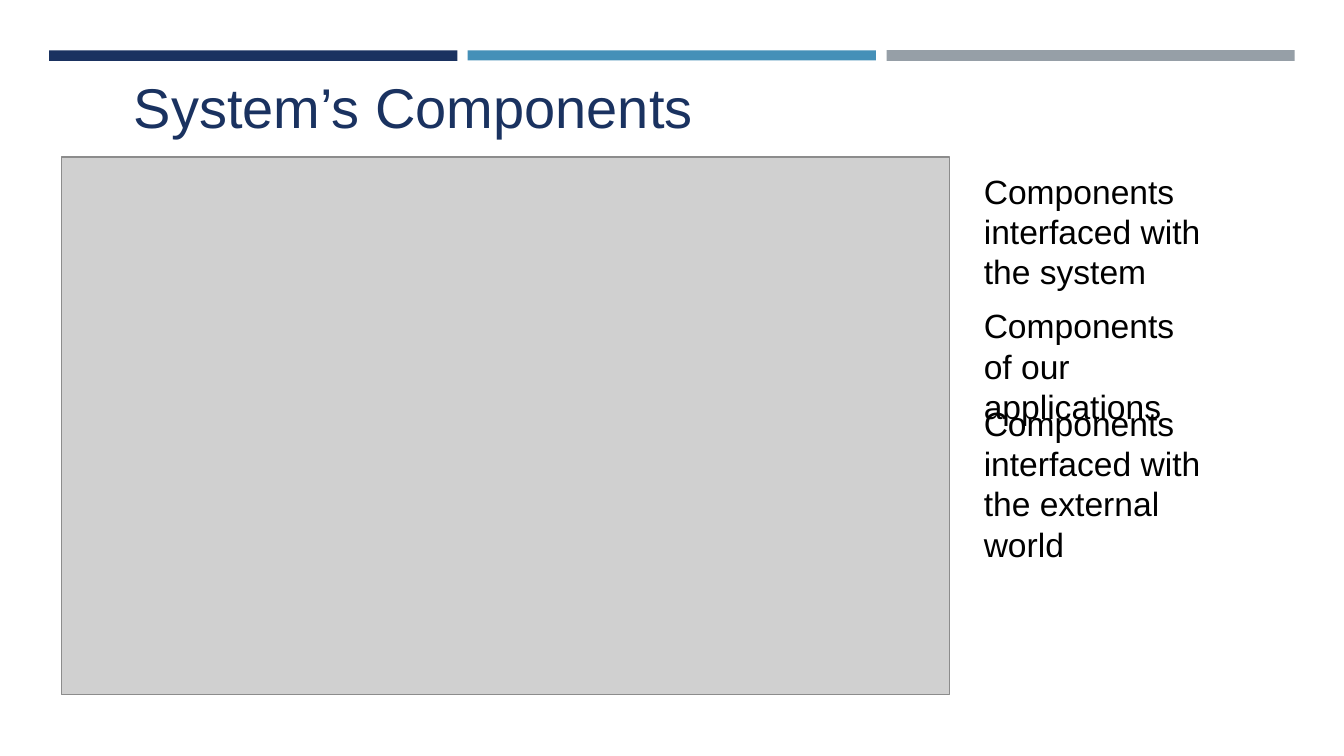
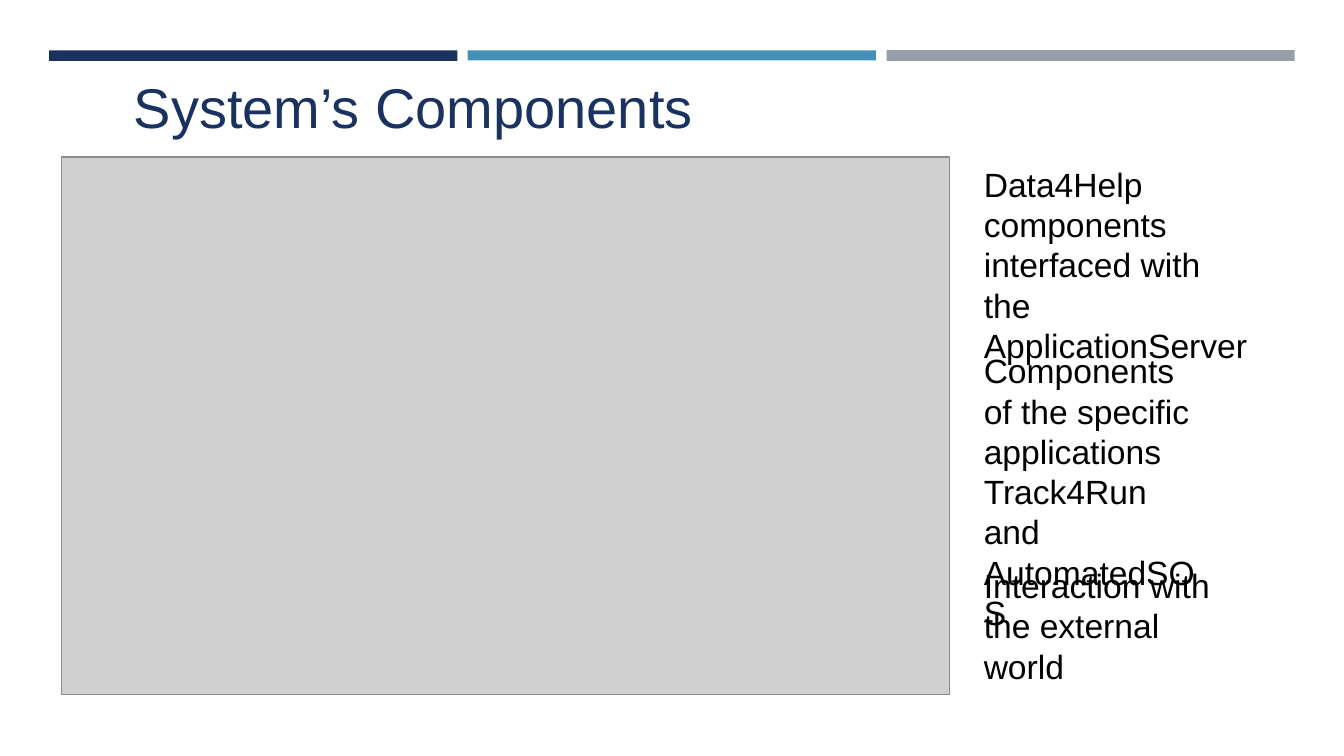
Before and after one commit to lucaalessandrelli/trackme, a slide deck: slide 11 of SEProject.pptx. Drawn at 1344x756 pixels with LibreOffice and Linux fonts; fonts in the diff are those of the drawing; grey boxes stand for pictures. Boxes give left, top, right and bottom in pixels: in the first picture for what was removed or moved away, otherwise in the second. Text is boxed around its words. In the diff, an @@ line names an element or a change of style, - is before the commit and + after.

```diff
--- a/SEProject.pptx
+++ b/SEProject.pptx
@@ text at (984,172,1167,243): text changed @@
-Components
+Data4Help components
@@ text at (984,293,1247,364): text changed @@
-the system
+the ApplicationServer
@@ text at (984,356,1189,545): text changed @@
-Components of our applications
+Components of the specific applications Track4Run and AutomatedSOS
@@ text at (984,571,1210,680): text changed @@
-Components
-interfaced with the external world
+Interaction with the external world
```
Also in this commit, not shown: 3 other slides changed, 2 other files.
